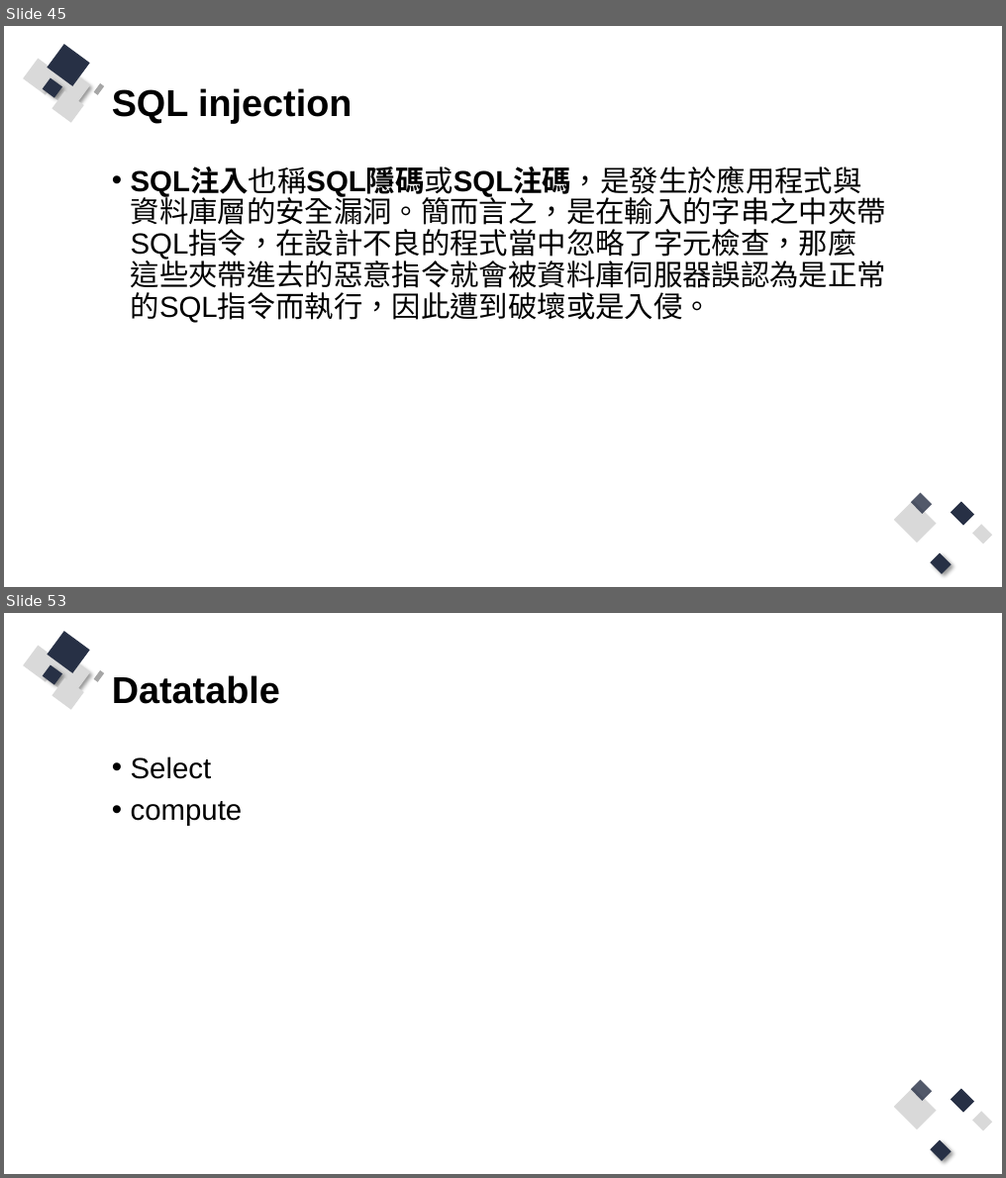
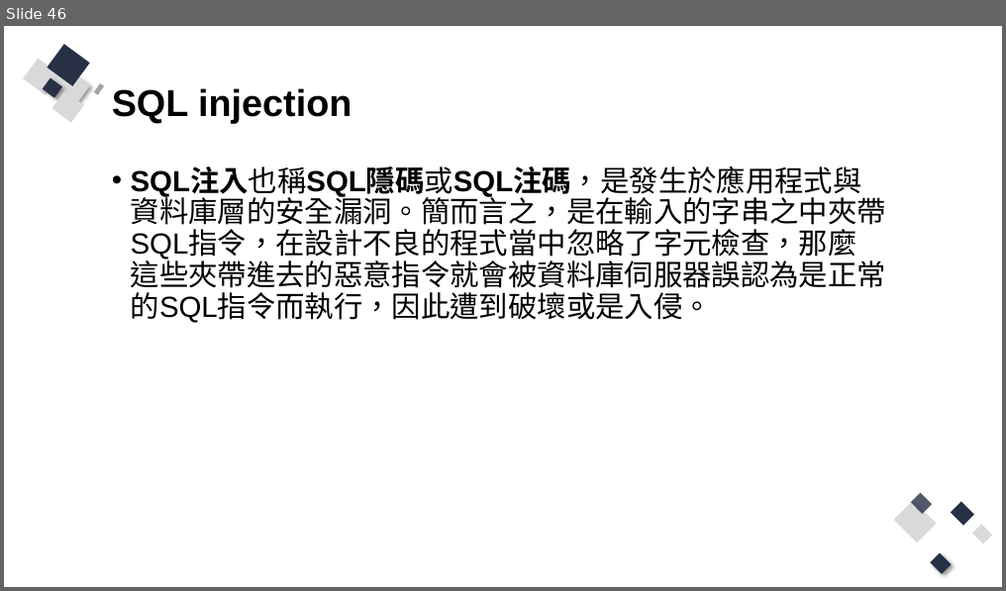
Before and after one commit to Q81JIAXIONG/-, a slide deck: 投影片/3.網站程式與資料庫溝通、互動.pptx. Shown one above the other, each under a label of ours: slides 45 and 53 before the commit, slide 46 after it; the slides between them are not shown. The pictures are 1006x1178 and 1006x591 pixels, drawn with LibreOffice and Linux fonts; fonts in the diff are those of the drawing. Boxes give left, top, right and bottom in pixels: in the first picture for what was removed or moved away, otherwise in the second. Text is boxed around its words. In the diff, an @@ line names an element or a change of style, - is before the commit and + after.

```diff
--- a/投影片/3.網站程式與資料庫溝通、互動.pptx
+++ b/投影片/3.網站程式與資料庫溝通、互動.pptx
@@ slide 53 removed at (4,613,1002,1174), background #FFFFFF; not listed: 13 template elements that a slide beside it also shows @@
@@ title removed at (112,675,280,704) @@
-Datatable
@@ text removed at (131,757,243,826) @@
-• Select
-• compute
@@ what was slide 45 is now slide 46 @@
```
Also in this commit, not shown: 6 slides changed, 11 slides added, 6 other slides removed, 11 other files.
